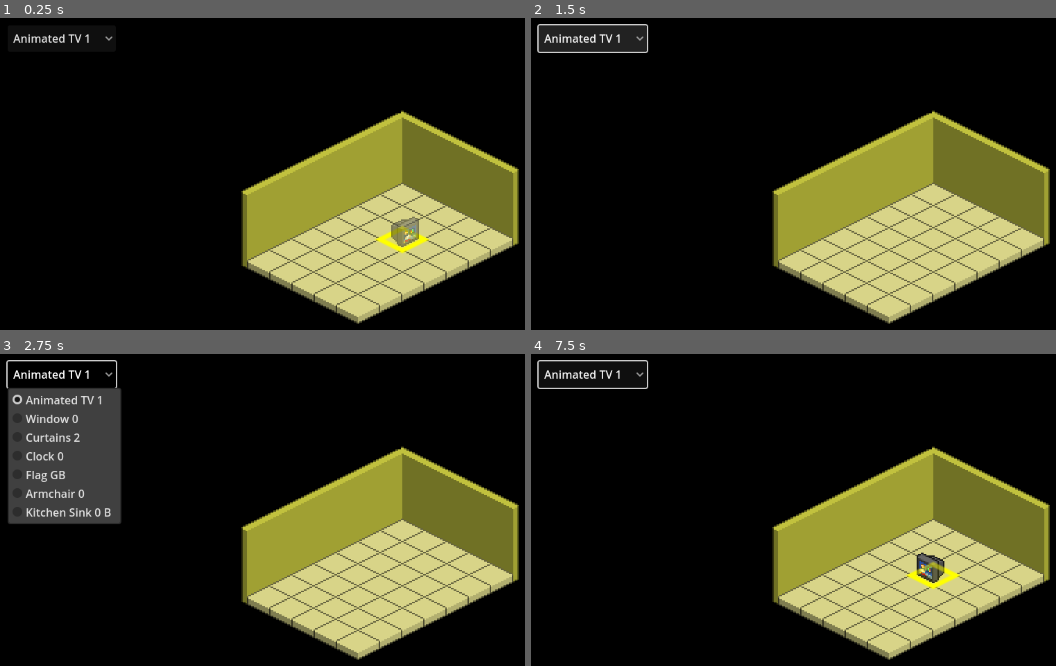
Above: before the commit, frames 1-4 (two rows, left to right).
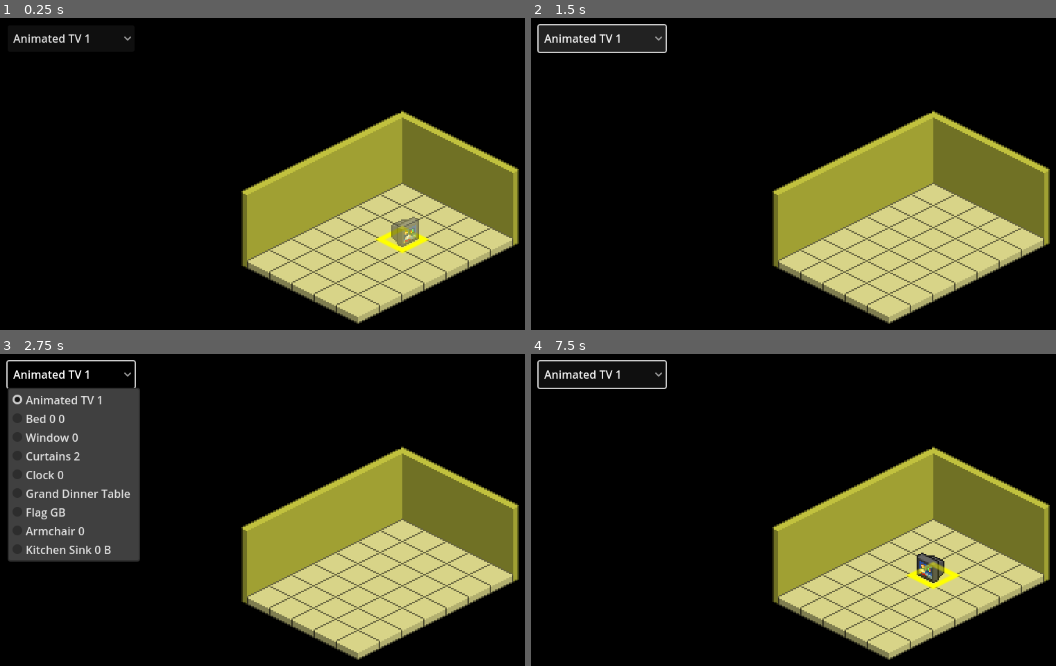
Above: after the commit, the same moments.

Repository: Dowsley/hotel
Game: Godot game, scene res://scenes/main.tscn
Two runs of this game, one before a commit and one after it. Both use one fixed random seed, a clock stepped at 60 frames per second and the inputs below.
Inputs (mouse positions are in pixels of both pictures, inside the frame that each line leads up to):
- Up to frame 1 (0.25 s): no input
- Up to frame 2 (1.5 s): click "Animated TV 1" at 0.5 s; click "Animated TV 1" at 1.25 s
- Up to frame 3 (2.75 s): click "Animated TV 1" at 2 s
- Up to frame 4 (7.5 s): tap Enter at 2.75, 4.25, 5.75 s; move the mouse to (outside the picture) at 2.77 s; tap R every 0.75 s from 2.85 to 7.35 s; click (outside the picture) at 2.92 s; tap Space at 3.5, 5, 6.5 s; move the mouse to (751, 597) at 3.52 s; click (751, 597) at 3.67 s; move the mouse to (993, 475) at 4.27 s; click (993, 475) at 4.42 s; move the mouse to (872, 665) at 5.02 s; click (872, 665) at 5.17 s; move the mouse to (outside the picture) at 5.77 s; click (outside the picture) at 5.92 s; move the mouse to (672, 506) at 6.52 s; click (672, 506) at 6.67 s; move the mouse to (951, 575) at 7.27 s; click (951, 575) at 7.42 s

The runs differ from the first frame. In frame 1, less than 0.1% of the frame differs, in the area x 20-25%, y 5-8%; in frame 2, 0.4%; in frame 3, 5.9%, in the area x 1-27%, y 1-67%; in frame 4, 0.1%.

Commit message:
Minor fixes

Diff:
--- a/data/furni_types/TV_1_B.tres
+++ b/data/furni_types/TV_1_B.tres
@@ -7,8 +7,9 @@
 script = ExtResource("1_davg7")
 name = &"Animated TV 1"
 sprite_sheet = ExtResource("2_khuy8")
+frame_time_ms = 200.0
+default_rotation_frame = 0
+vframes = 4
 hframes = 4
-default_rotation_frame = 0
 visual_offset = Vector2(0, -24)
 y_sort_origin = 0.0
-frame_time_ms = 200.0
--- /dev/null
+++ b/data/furni_types/bed_0_0.tres
@@ -0,0 +1,15 @@
+[gd_resource type="Resource" script_class="FurniType" load_steps=3 format=3 uid="uid://bavc3bm7utcnv"]
+
+[ext_resource type="Script" path="res://src/definitions/furni_type.gd" id="1_5ckpx"]
+[ext_resource type="Texture2D" uid="uid://dwpbeubhjkokl" path="res://assets/objects/normal/00_Furniture/medium/Bed_0_0.png" id="2_eo1a7"]
+
+[resource]
+script = ExtResource("1_5ckpx")
+name = &"Bed 0 0"
+sprite_sheet = ExtResource("2_eo1a7")
+frame_time_ms = 200.0
+default_rotation_frame = 0
+vframes = 4
+hframes = 1
+visual_offset = Vector2(0, -24)
+y_sort_origin = 0.0
--- a/data/furni_types/clock_0.tres
+++ b/data/furni_types/clock_0.tres
@@ -7,8 +7,9 @@
 script = ExtResource("1_tsnyp")
 name = &"Clock 0"
 sprite_sheet = ExtResource("2_xh6ah")
+frame_time_ms = 200.0
+default_rotation_frame = 0
+vframes = 4
 hframes = 1
-default_rotation_frame = 0
 visual_offset = Vector2(0, -24)
 y_sort_origin = 0.0
-frame_time_ms = 200.0
--- a/data/furni_types/curtains_2.tres
+++ b/data/furni_types/curtains_2.tres
@@ -7,8 +7,9 @@
 script = ExtResource("1_c51io")
 name = &"Curtains 2"
 sprite_sheet = ExtResource("2_5lpx4")
+frame_time_ms = 200.0
+default_rotation_frame = 0
+vframes = 4
 hframes = 1
-default_rotation_frame = 0
 visual_offset = Vector2(0, -24)
 y_sort_origin = 0.0
-frame_time_ms = 200.0
--- a/data/furni_types/flag_gb.tres
+++ b/data/furni_types/flag_gb.tres
@@ -7,8 +7,9 @@
 script = ExtResource("1_e181c")
 name = &"Flag GB"
 sprite_sheet = ExtResource("2_se4u5")
+frame_time_ms = 200.0
+default_rotation_frame = 0
+vframes = 4
 hframes = 1
-default_rotation_frame = 0
 visual_offset = Vector2(0, -24)
 y_sort_origin = 0.0
-frame_time_ms = 200.0
--- /dev/null
+++ b/data/furni_types/grand_dinner_table.tres
@@ -0,0 +1,15 @@
+[gd_resource type="Resource" script_class="FurniType" load_steps=3 format=3 uid="uid://cusbt0mmxjxcr"]
+
+[ext_resource type="Script" path="res://src/definitions/furni_type.gd" id="1_ndof7"]
+[ext_resource type="Texture2D" uid="uid://cd2xir5fau52o" path="res://assets/objects/normal/00_Furniture/large/Grand_dinner_table.png" id="2_gsa6p"]
+
+[resource]
+script = ExtResource("1_ndof7")
+name = &"Grand Dinner Table"
+sprite_sheet = ExtResource("2_gsa6p")
+frame_time_ms = 200.0
+default_rotation_frame = 0
+vframes = 4
+hframes = 1
+visual_offset = Vector2(0, -24)
+y_sort_origin = 0.0
--- a/data/furni_types/kitchen_sink_0_b.tres
+++ b/data/furni_types/kitchen_sink_0_b.tres
@@ -7,8 +7,9 @@
 script = ExtResource("1_lhdym")
 name = &"Kitchen Sink 0 B"
 sprite_sheet = ExtResource("2_upfl2")
+frame_time_ms = 200.0
+default_rotation_frame = 0
+vframes = 4
 hframes = 4
-default_rotation_frame = 0
 visual_offset = Vector2(0, -24)
 y_sort_origin = 0.0
-frame_time_ms = 200.0
--- a/data/furni_types/window_0.tres
+++ b/data/furni_types/window_0.tres
@@ -7,8 +7,9 @@
 script = ExtResource("1_wbwv2")
 name = &"Window 0"
 sprite_sheet = ExtResource("2_4t0e1")
+frame_time_ms = 200.0
+default_rotation_frame = 0
+vframes = 4
 hframes = 1
-default_rotation_frame = 0
 visual_offset = Vector2(0, -24)
 y_sort_origin = 0.0
-frame_time_ms = 200.0
--- a/src/core/furni_sprite.gd
+++ b/src/core/furni_sprite.gd
@@ -10,7 +10,7 @@
 ## Maps to frame_coords.x
 @export var current_rotation_frame := 0:
 	set(value):
-		current_rotation_frame = max(min(value, type.VFRAMES-1), 0)
+		current_rotation_frame = max(min(value, type.vframes-1), 0)
 		set_rotation_frame(current_rotation_frame)
 
 ## Maps to frame_coords.x
@@ -32,8 +32,8 @@
 
 func setup(m_type: FurniType) -> void:
 	texture = m_type.sprite_sheet
-	frame_coords.x = type.default_rotation_frame
-	vframes = m_type.VFRAMES
+	frame_coords.y = type.default_rotation_frame
+	vframes = m_type.vframes
 	hframes = m_type.hframes
 
 	# Apply custom depth sorting
@@ -58,7 +58,7 @@
 ## Returns the new rotation frame index
 func rotate_to_next_frame() -> int:
 	# Calculate the next rotation frame (wrap around when reaching max frames)
-	var next_rotation = (current_rotation_frame + 1) % type.VFRAMES
+	var next_rotation = (current_rotation_frame + 1) % type.vframes
 
 	# Use the setter which handles bounds checking and applying the visual change
 	current_rotation_frame = next_rotation
--- a/src/definitions/furni_type.gd
+++ b/src/definitions/furni_type.gd
@@ -3,17 +3,22 @@
 
 @export var name: StringName
 
-## Number of rows in the spritesheet. Represents the amount of different angles a Furniture has. For now the default is 4.
-## Therefore, advancing the coordinate 'y' in framecoords will lead to rotation.
-const VFRAMES := 4
+
 
 
 @export var sprite_sheet: Texture2D
+@export var frame_time_ms: float = 200.0
+@export var default_rotation_frame := 0
+
+## Number of rows in the spritesheet. Represents the amount of different angles a Furniture has.
+## Usually 4, but can be 2 in case of big objects.
+## Therefore, advancing the coordinate 'y' in framecoords will lead to rotation.
+@export var vframes := 4
 
 ## Number of columns in the spritesheet. Represents an animation. 1 means static.
 ## Therefore, advancing the coordinate 'x' in framecoords will lead to animation.
 @export var hframes := 1
-@export var default_rotation_frame := 0
+
 
 ## Visual offset for placement (y-offset) - mainly for vertical alignment
 @export var visual_offset: Vector2 = Vector2(0, -24) # -16*1.5. Made sense at some point but I forgot why.
@@ -23,8 +28,6 @@
 ## Default is 0, meaning it will use the sprite's default y-sort position
 @export var y_sort_origin: float = 0.0
 
-@export var frame_time_ms: float = 200.0
-
 
 func create() -> FurniSprite:
 	var sprite := FurniSprite.new()
Not shown, changed: .gitignore
Not shown, changed: README.md
